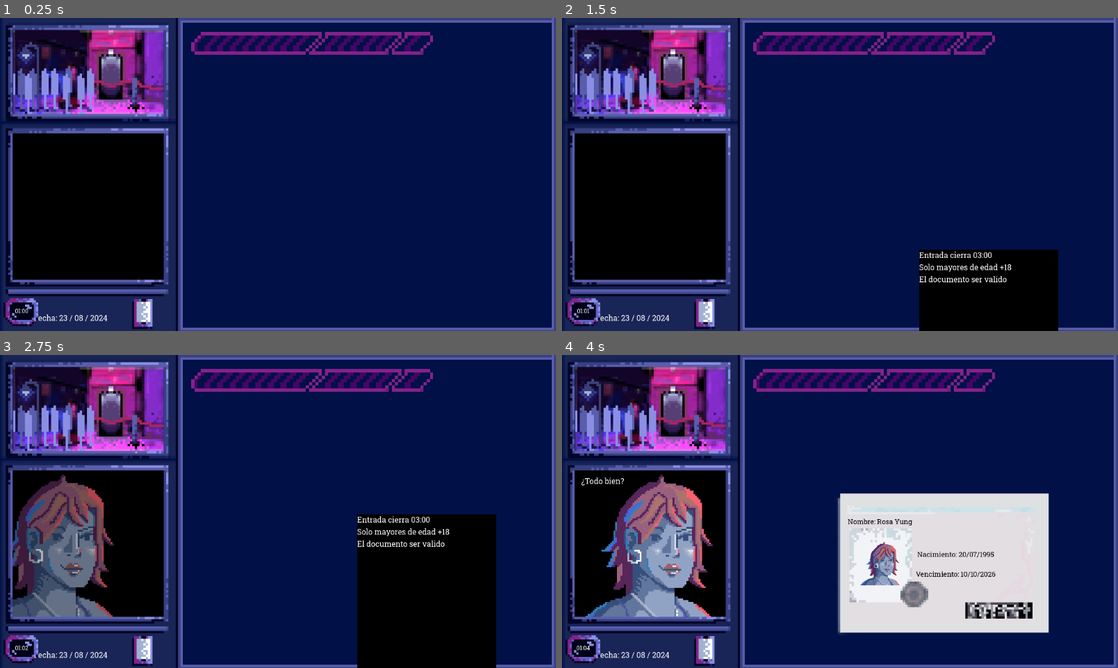
Above: before the commit, frames 1-4 (two rows, left to right).
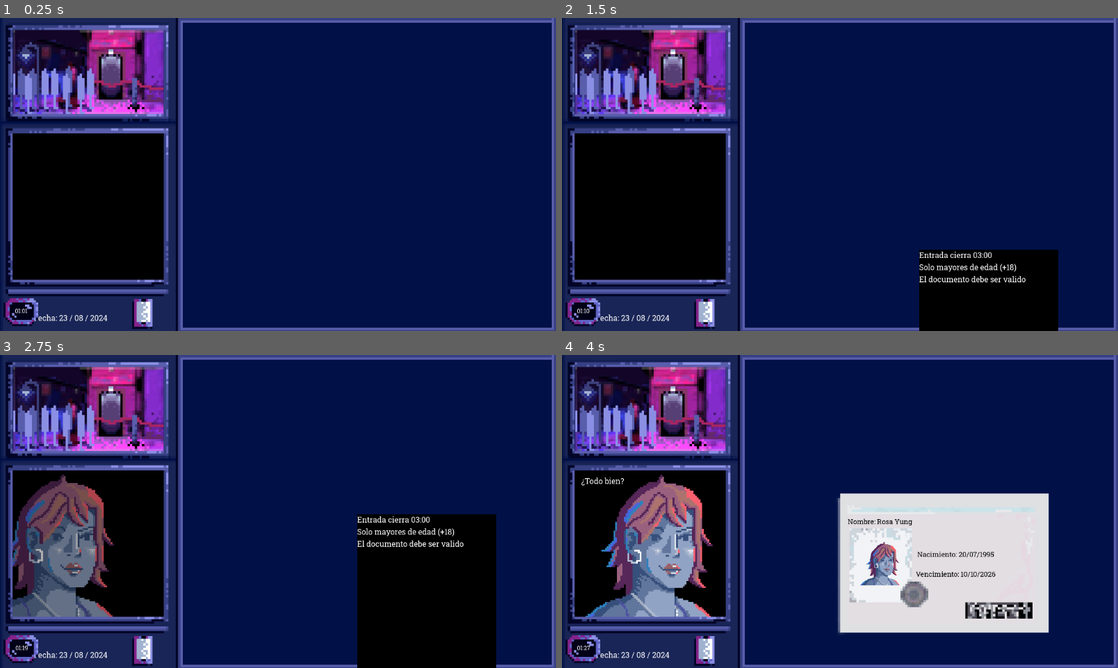
Above: after the commit, the same moments.

Repository: joacoague15/dni-en-mano
Game: Godot game, scene res://main_scene.tscn
Two runs of this game, one before a commit and one after it. Both use one fixed random seed, a clock stepped at 60 frames per second and the inputs below.
Inputs (mouse positions are in pixels of both pictures, inside the frame that each line leads up to):
- Up to frame 1 (0.25 s): no input
- Up to frame 2 (1.5 s): click (706, 315) at 0.5 s; click (706, 315) at 1.25 s
- Up to frame 3 (2.75 s): click (144, 652) at 2 s
- Up to frame 4 (4 s): move the mouse to (962, 495) at 2.77 s; tap Enter at 3.5 s; move the mouse to (728, 527) at 3.52 s

The runs differ from the first frame. In frame 1, 2.0% of the frame differs, in the area x 4-78%, y 4-95%; in frame 2, 2.2%; in frame 3, 2.2%, in the area x 2-84%, y 4-95%; in frame 4, 2.0%.

Commit message:
Removed progress bar

Diff:
--- a/CountdownNode.gd
+++ b/CountdownNode.gd
@@ -3,38 +3,44 @@
 @onready var countdown_label = $CountdownLabel
 @onready var countdown_label_animator = $CountdownAnimationPlayer
 @onready var countdown_timer = $CountdownTimer
+@onready var result_animation_player = get_node("../ResultScreen/ResultAnimationPlayer")
 
 var start_time = 60
 var end_time = 180
 var current_time = start_time
 var yellow_alarm_already_activated = false
 var red_alarm_already_activated = false
+var result_screen_shown = false
 
 func _ready():
 	set_text_from_seconds(current_time)
 	countdown_timer.start()
 
+func _process(delta):
+	if countdown_timer.is_stopped() and not result_screen_shown:
+		result_animation_player.play("show_results")
+		result_screen_shown = true
+	change_remaining_seconds(delta * 7)
+
 func _on_countdown_timer_timeout():
-	if current_time < end_time:
-		current_time += 1
-		set_text_from_seconds(current_time)
-		if current_time == 120 and not yellow_alarm_already_activated:
+	if current_time >= end_time:
+		countdown_timer.stop()
+	else:
+		if current_time >= 120 and not yellow_alarm_already_activated:
 			countdown_label_animator.play("yellow_alarm")
 			yellow_alarm_already_activated = true
-		if current_time == 150 and not red_alarm_already_activated:
+		if current_time >= 150 and not red_alarm_already_activated:
 			countdown_label_animator.play("red_alarm")
 			red_alarm_already_activated = true
-	else:
-		countdown_timer.stop()
 
 func set_text_from_seconds(seconds):
-	var minutes = seconds / 60
-	var remaining_seconds = seconds % 60
+	var minutes = int(seconds) / 60
+	var remaining_seconds = int(seconds) % 60
 	countdown_label.text = "%02d:%02d" % [minutes, remaining_seconds]
 
 func change_remaining_seconds(delta):
 	current_time += delta
-	current_time = clamp(current_time, 0, end_time)  # Prevent values outside 0 and end_time
+	current_time = clamp(current_time, 0, end_time)  # Clamp between 0 and end_time
 	set_text_from_seconds(current_time)
 
 func add_seconds(seconds):
--- a/character_random_selector.gd
+++ b/character_random_selector.gd
@@ -8,13 +8,11 @@
 @onready var character_sprite = $CharacterSprite
 @onready var character_animation_player = $CharacterSprite/AnimationPlayer
 @onready var dni_animation_player = $DNIInformation/DNIAnimationPlayer
+@onready var result_animation_player = $ResultScreen/ResultAnimationPlayer
+
 @onready var accept_button = $AcceptButton
 @onready var reject_button = $RejectButton
-@onready var progress_bar = $ProgressBar
 @onready var background_music = $BackgroundMusicPlayer
-
-var MAX_PROGRESS_BAR_VALUE = 17
-var MIN_PROGRESS_BAR_VALUE = 0
 
 var persons = [
 	{"name": "Camila", "image": preload("res://characterImages/character1.png"), "problem": "due_date", "dni": {"name": "Camila Gutierrez", "born_date": "15/01/1990", "due_date": "10/05/2024", "document_photo": preload("res://characterImages/character1.png")}},
@@ -29,27 +27,6 @@
 	{"name": "Valentina", "image": preload("res://characterImages/character2.png"), "problem": null, "dni": {"name": "Valentina Gomez", "born_date": "01/05/1996", "due_date": "10/07/2025", "document_photo": preload("res://characterImages/character2.png")}}
 ]
 
-var progress_bar_sprites = [
-	preload("res://progressBarImages/barra_0.png"),
-	preload("res://progressBarImages/barra_1.png"),
-	preload("res://progressBarImages/barra_2.png"),
-	preload("res://progressBarImages/barra_3.png"),
-	preload("res://progressBarImages/barra_4.png"),
-	preload("res://progressBarImages/barra_5.png"),
-	preload("res://progressBarImages/barra_6.png"),
-	preload("res://progressBarImages/barra_7.png"),
-	preload("res://progressBarImages/barra_8.png"),
-	preload("res://progressBarImages/barra_9.png"),
-	preload("res://progressBarImages/barra_10.png"),
-	preload("res://progressBarImages/barra_11.png"),
-	preload("res://progressBarImages/barra_12.png"),
-	preload("res://progressBarImages/barra_13.png"),
-	preload("res://progressBarImages/barra_14.png"),
-	preload("res://progressBarImages/barra_15.png"),
-	preload("res://progressBarImages/barra_16.png"),
-	preload("res://progressBarImages/barra_17.png")
-]
-
 var custom_cursor = load("res://characterImages/hand.png")
 var thumb_up_cursor= load("res://characterImages/thumb_up.png")
 var thumb_down_cursor= load("res://characterImages/thumb_down.png")
@@ -58,20 +35,17 @@
 var selected_index = -1
 var previous_index = -1
 var correct_characters = 0
-var incorrect_characters = 0
+var incorrect_characters = []
 var selected_person
 
 var rules_visible = false
 
-var progress_value = 0
-var previous_value = 0
 var check_interval = 0.1  # Check every 0.1 seconds
 var time_since_last_check = 0.0
 
 func _ready():
 	background_music.play()
 	Input.set_custom_mouse_cursor(custom_cursor, 0, Vector2(64, 64))
-	progress_value = 0
 	apply_rules()
 	accept_button.visible = false
 	reject_button.visible = false
@@ -81,10 +55,6 @@
 	time_since_last_check += delta
 	if time_since_last_check >= check_interval:
 		time_since_last_check = 0.0
-
-		if progress_value != previous_value:
-			progress_bar.texture = progress_bar_sprites[progress_value]
-			previous_value = progress_value
 
 func new_selected_person():
 	while selected_index == previous_index:
@@ -115,24 +85,23 @@
 	dni_animation_player.play("dni_disappear")
 	if problem in ["due_date", "born_date"]:
 		if wasAccepted:
-			incorrect_characters += 1
+			incorrect_characters.append(problem)
 		else:
 			correct_characters += 1
 			correct_choice = true
 	else:
 		if not problem and not wasAccepted:
-			incorrect_characters += 1
+			incorrect_characters.append(problem)
 		elif not problem and wasAccepted:
 			correct_characters += 1
 			correct_choice = true
-	handle_vertical_bar_change(correct_choice)
 	handle_character_enter_or_not_anim(wasAccepted)
 
 func apply_rules():
 	var rules = [
 		"Entrada cierra 03:00",
-		"Solo mayores de edad +18",
-		"El documento ser valido"
+		"Solo mayores de edad (+18)",
+		"El documento debe ser valido"
 	]
 
 	var rules_text = ""
@@ -148,12 +117,6 @@
 	else:
 		rules_label_animation_player.play("rules_disappear")
 		rules_visible = false
-
-func handle_vertical_bar_change(correct_choice):
-	if correct_choice and progress_value < MAX_PROGRESS_BAR_VALUE:
-		progress_value += 1
-	elif not correct_choice and progress_value > 0:
-		progress_value -= 1
 
 func _on_animation_player_animation_finished(animation_name):
 	if animation_name == "character_appear":
@@ -182,6 +145,10 @@
 		accept_button.visible = true
 		reject_button.visible = true
 
+func _on_result_animation_player_animation_finished(animation_name):
+	if animation_name == "show_results":
+		result_animation_player.play("show_labels")
+
 func _on_accept_button_mouse_entered():
 	Input.set_custom_mouse_cursor(thumb_up_cursor, 0, Vector2(64, 64))
 
--- a/main_scene.tscn
+++ b/main_scene.tscn
@@ -13,8 +13,193 @@
 [ext_resource type="Texture2D" uid="uid://ba6esi8lcm1py" path="res://characterImages/thumb_up.png" id="8_cmg3h"]
 [ext_resource type="Texture2D" uid="uid://cg07p3kwgkgf2" path="res://characterImages/thumb_down.png" id="9_5kib1"]
 [ext_resource type="Texture2D" uid="uid://4bvvb1p07k7w" path="res://club.png" id="12_snwmf"]
-[ext_resource type="Texture2D" uid="uid://diduqh3rwfvyv" path="res://progressBarImages/barra_0.png" id="13_tcllv"]
 [ext_resource type="AudioStream" uid="uid://fdahb23jahf3" path="res://sounds/la_noche_llama.ogg" id="15_entrm"]
+
+[sub_resource type="Animation" id="Animation_25fdj"]
+resource_name = "show_results"
+length = 2.2
+tracks/0/type = "value"
+tracks/0/imported = false
+tracks/0/enabled = true
+tracks/0/path = NodePath("ResultBackground:color")
+tracks/0/interp = 1
+tracks/0/loop_wrap = true
+tracks/0/keys = {
+"times": PackedFloat32Array(0, 2),
+"transitions": PackedFloat32Array(1, 1),
+"update": 0,
+"values": [Color(0, 0, 0, 0), Color(0, 0, 0, 1)]
+}
+tracks/1/type = "value"
+tracks/1/imported = false
+tracks/1/enabled = true
+tracks/1/path = NodePath("LabelEffectScreen:visible")
+tracks/1/interp = 1
+tracks/1/loop_wrap = true
+tracks/1/keys = {
+"times": PackedFloat32Array(2),
+"transitions": PackedFloat32Array(1),
+"update": 1,
+"values": [true]
+}
+tracks/2/type = "value"
+tracks/2/imported = false
+tracks/2/enabled = true
+tracks/2/path = NodePath(".:z_index")
+tracks/2/interp = 1
+tracks/2/loop_wrap = true
+tracks/2/keys = {
+"times": PackedFloat32Array(0),
+"transitions": PackedFloat32Array(1),
+"update": 1,
+"values": [1]
+}
+tracks/3/type = "value"
+tracks/3/imported = false
+tracks/3/enabled = true
+tracks/3/path = NodePath("TotalCharactersCount:visible")
+tracks/3/interp = 1
+tracks/3/loop_wrap = true
+tracks/3/keys = {
+"times": PackedFloat32Array(2.2),
+"transitions": PackedFloat32Array(1),
+"update": 1,
+"values": [true]
+}
+tracks/4/type = "value"
+tracks/4/imported = false
+tracks/4/enabled = true
+tracks/4/path = NodePath("CorrectCharactersCount:visible")
+tracks/4/interp = 1
+tracks/4/loop_wrap = true
+tracks/4/keys = {
+"times": PackedFloat32Array(2.2),
+"transitions": PackedFloat32Array(1),
+"update": 1,
+"values": [true]
+}
+tracks/5/type = "value"
+tracks/5/imported = false
+tracks/5/enabled = true
+tracks/5/path = NodePath("IncorrectCharactersCount:visible")
+tracks/5/interp = 1
+tracks/5/loop_wrap = true
+tracks/5/keys = {
+"times": PackedFloat32Array(2.2),
+"transitions": PackedFloat32Array(1),
+"update": 1,
+"values": [true]
+}
+
+[sub_resource type="Animation" id="Animation_5h8d7"]
+length = 0.001
+tracks/0/type = "value"
+tracks/0/imported = false
+tracks/0/enabled = true
+tracks/0/path = NodePath("ResultBackground:color")
+tracks/0/interp = 1
+tracks/0/loop_wrap = true
+tracks/0/keys = {
+"times": PackedFloat32Array(0),
+"transitions": PackedFloat32Array(1),
+"update": 0,
+"values": [Color(0, 0, 0, 0)]
+}
+tracks/1/type = "value"
+tracks/1/imported = false
+tracks/1/enabled = true
+tracks/1/path = NodePath("LabelEffectScreen:visible")
+tracks/1/interp = 1
+tracks/1/loop_wrap = true
+tracks/1/keys = {
+"times": PackedFloat32Array(0),
+"transitions": PackedFloat32Array(1),
+"update": 1,
+"values": [false]
+}
+tracks/2/type = "value"
+tracks/2/imported = false
+tracks/2/enabled = true
+tracks/2/path = NodePath("LabelEffectScreen:position")
+tracks/2/interp = 1
+tracks/2/loop_wrap = true
+tracks/2/keys = {
+"times": PackedFloat32Array(0),
+"transitions": PackedFloat32Array(1),
+"update": 0,
+"values": [Vector2(-587, -335)]
+}
+tracks/3/type = "value"
+tracks/3/imported = false
+tracks/3/enabled = true
+tracks/3/path = NodePath(".:z_index")
+tracks/3/interp = 1
+tracks/3/loop_wrap = true
+tracks/3/keys = {
+"times": PackedFloat32Array(0),
+"transitions": PackedFloat32Array(1),
+"update": 1,
+"values": [0]
+}
+tracks/4/type = "value"
+tracks/4/imported = false
+tracks/4/enabled = true
+tracks/4/path = NodePath("TotalCharactersCount:visible")
+tracks/4/interp = 1
+tracks/4/loop_wrap = true
+tracks/4/keys = {
+"times": PackedFloat32Array(0),
+"transitions": PackedFloat32Array(1),
+"update": 1,
+"values": [false]
+}
+tracks/5/type = "value"
+tracks/5/imported = false
+tracks/5/enabled = true
+tracks/5/path = NodePath("CorrectCharactersCount:visible")
+tracks/5/interp = 1
+tracks/5/loop_wrap = true
+tracks/5/keys = {
+"times": PackedFloat32Array(0),
+"transitions": PackedFloat32Array(1),
+"update": 1,
+"values": [false]
+}
+tracks/6/type = "value"
+tracks/6/imported = false
+tracks/6/enabled = true
+tracks/6/path = NodePath("IncorrectCharactersCount:visible")
+tracks/6/interp = 1
+tracks/6/loop_wrap = true
+tracks/6/keys = {
+"times": PackedFloat32Array(0),
+"transitions": PackedFloat32Array(1),
+"update": 1,
+"values": [false]
+}
+
+[sub_resource type="Animation" id="Animation_e1jg5"]
+resource_name = "show_labels"
+length = 4.0
+tracks/0/type = "value"
+tracks/0/imported = false
+tracks/0/enabled = true
+tracks/0/path = NodePath("LabelEffectScreen:position")
+tracks/0/interp = 1
+tracks/0/loop_wrap = true
+tracks/0/keys = {
+"times": PackedFloat32Array(0, 4),
+"transitions": PackedFloat32Array(1, 1),
+"update": 0,
+"values": [Vector2(-587, -335), Vector2(-587, 400)]
+}
+
+[sub_resource type="AnimationLibrary" id="AnimationLibrary_dbdax"]
+_data = {
+"RESET": SubResource("Animation_5h8d7"),
+"show_labels": SubResource("Animation_e1jg5"),
+"show_results": SubResource("Animation_25fdj")
+}
 
 [sub_resource type="Animation" id="Animation_51mvr"]
 length = 0.001
@@ -207,6 +392,95 @@
 1667329140: 0
 }
 
+[sub_resource type="Animation" id="Animation_uj37j"]
+length = 0.001
+tracks/0/type = "value"
+tracks/0/imported = false
+tracks/0/enabled = true
+tracks/0/path = NodePath(".:position")
+tracks/0/interp = 1
+tracks/0/loop_wrap = true
+tracks/0/keys = {
+"times": PackedFloat32Array(0),
+"transitions": PackedFloat32Array(1),
+"update": 0,
+"values": [Vector2(-19, 400)]
+}
+tracks/1/type = "value"
+tracks/1/imported = false
+tracks/1/enabled = true
+tracks/1/path = NodePath(".:self_modulate")
+tracks/1/interp = 1
+tracks/1/loop_wrap = true
+tracks/1/keys = {
+"times": PackedFloat32Array(0),
+"transitions": PackedFloat32Array(1),
+"update": 0,
+"values": [Color(1, 1, 1, 0)]
+}
+
+[sub_resource type="Animation" id="Animation_g1ki7"]
+resource_name = "dni_appear"
+tracks/0/type = "value"
+tracks/0/imported = false
+tracks/0/enabled = true
+tracks/0/path = NodePath(".:position")
+tracks/0/interp = 1
+tracks/0/loop_wrap = true
+tracks/0/keys = {
+"times": PackedFloat32Array(0, 1),
+"transitions": PackedFloat32Array(1, 1),
+"update": 0,
+"values": [Vector2(40, 1300), Vector2(40, 30)]
+}
+tracks/1/type = "value"
+tracks/1/imported = false
+tracks/1/enabled = true
+tracks/1/path = NodePath(".:self_modulate")
+tracks/1/interp = 1
+tracks/1/loop_wrap = true
+tracks/1/keys = {
+"times": PackedFloat32Array(0, 1),
+"transitions": PackedFloat32Array(1, 1),
+"update": 0,
+"values": [Color(1, 1, 1, 0), Color(1, 1, 1, 1)]
+}
+
+[sub_resource type="Animation" id="Animation_gt23q"]
+resource_name = "dni_disappear"
+length = 0.4
+tracks/0/type = "value"
+tracks/0/imported = false
+tracks/0/enabled = true
+tracks/0/path = NodePath(".:position")
+tracks/0/interp = 1
+tracks/0/loop_wrap = true
+tracks/0/keys = {
+"times": PackedFloat32Array(0, 0.4),
+"transitions": PackedFloat32Array(1, 1),
+"update": 0,
+"values": [Vector2(40, 90), Vector2(40, 600)]
+}
+tracks/1/type = "value"
+tracks/1/imported = false
+tracks/1/enabled = true
+tracks/1/path = NodePath(".:self_modulate")
+tracks/1/interp = 1
+tracks/1/loop_wrap = true
+tracks/1/keys = {
+"times": PackedFloat32Array(0, 0.4),
+"transitions": PackedFloat32Array(1, 1),
+"update": 0,
+"values": [Color(1, 1, 1, 1), Color(1, 1, 1, 0)]
+}
+
+[sub_resource type="AnimationLibrary" id="AnimationLibrary_mjyla"]
+_data = {
+"RESET": SubResource("Animation_uj37j"),
+"dni_appear": SubResource("Animation_g1ki7"),
+"dni_disappear": SubResource("Animation_gt23q")
+}
+
 [sub_resource type="StyleBoxFlat" id="StyleBoxFlat_nu1mr"]
 bg_color = Color(0, 0, 0, 1)
 
@@ -264,95 +538,6 @@
 "rules_disappear": SubResource("Animation_qfl5k")
 }
 
-[sub_resource type="Animation" id="Animation_uj37j"]
-length = 0.001
-tracks/0/type = "value"
-tracks/0/imported = false
-tracks/0/enabled = true
-tracks/0/path = NodePath(".:position")
-tracks/0/interp = 1
-tracks/0/loop_wrap = true
-tracks/0/keys = {
-"times": PackedFloat32Array(0),
-"transitions": PackedFloat32Array(1),
-"update": 0,
-"values": [Vector2(-19, 400)]
-}
-tracks/1/type = "value"
-tracks/1/imported = false
-tracks/1/enabled = true
-tracks/1/path = NodePath(".:self_modulate")
-tracks/1/interp = 1
-tracks/1/loop_wrap = true
-tracks/1/keys = {
-"times": PackedFloat32Array(0),
-"transitions": PackedFloat32Array(1),
-"update": 0,
-"values": [Color(1, 1, 1, 0)]
-}
-
-[sub_resource type="Animation" id="Animation_g1ki7"]
-resource_name = "dni_appear"
-tracks/0/type = "value"
-tracks/0/imported = false
-tracks/0/enabled = true
-tracks/0/path = NodePath(".:position")
-tracks/0/interp = 1
-tracks/0/loop_wrap = true
-tracks/0/keys = {
-"times": PackedFloat32Array(0, 1),
-"transitions": PackedFloat32Array(1, 1),
-"update": 0,
-"values": [Vector2(40, 1300), Vector2(40, 30)]
-}
-tracks/1/type = "value"
-tracks/1/imported = false
-tracks/1/enabled = true
-tracks/1/path = NodePath(".:self_modulate")
-tracks/1/interp = 1
-tracks/1/loop_wrap = true
-tracks/1/keys = {
-"times": PackedFloat32Array(0, 1),
-"transitions": PackedFloat32Array(1, 1),
-"update": 0,
-"values": [Color(1, 1, 1, 0), Color(1, 1, 1, 1)]
-}
-
-[sub_resource type="Animation" id="Animation_gt23q"]
-resource_name = "dni_disappear"
-length = 0.4
-tracks/0/type = "value"
-tracks/0/imported = false
-tracks/0/enabled = true
-tracks/0/path = NodePath(".:position")
-tracks/0/interp = 1
-tracks/0/loop_wrap = true
-tracks/0/keys = {
-"times": PackedFloat32Array(0, 0.4),
-"transitions": PackedFloat32Array(1, 1),
-"update": 0,
-"values": [Vector2(40, 90), Vector2(40, 600)]
-}
-tracks/1/type = "value"
-tracks/1/imported = false
-tracks/1/enabled = true
-tracks/1/path = NodePath(".:self_modulate")
-tracks/1/interp = 1
-tracks/1/loop_wrap = true
-tracks/1/keys = {
-"times": PackedFloat32Array(0, 0.4),
-"transitions": PackedFloat32Array(1, 1),
-"update": 0,
-"values": [Color(1, 1, 1, 1), Color(1, 1, 1, 0)]
-}
-
-[sub_resource type="AnimationLibrary" id="AnimationLibrary_mjyla"]
-_data = {
-"RESET": SubResource("Animation_uj37j"),
-"dni_appear": SubResource("Animation_g1ki7"),
-"dni_disappear": SubResource("Animation_gt23q")
-}
-
 [sub_resource type="StyleBoxFlat" id="StyleBoxFlat_bg64p"]
 bg_color = Color(0.6, 0.6, 0.6, 0)
 
@@ -452,13 +637,55 @@
 [sub_resource type="StyleBoxFlat" id="StyleBoxFlat_fbkte"]
 bg_color = Color(0.6, 0.6, 0.6, 0)
 
-[sub_resource type="GDScript" id="GDScript_brifd"]
-script/source = "extends Sprite2D
-"
-
 [node name="Character" type="Node2D"]
 position = Vector2(570, 330)
 script = ExtResource("1_3f8pj")
+
+[node name="ResultScreen" type="Node2D" parent="."]
+
+[node name="ResultBackground" type="ColorRect" parent="ResultScreen"]
+offset_left = -605.0
+offset_top = -349.0
+offset_right = 603.0
+offset_bottom = 327.0
+color = Color(0, 0, 0, 0)
+
+[node name="ResultAnimationPlayer" type="AnimationPlayer" parent="ResultScreen"]
+libraries = {
+"": SubResource("AnimationLibrary_dbdax")
+}
+
+[node name="TotalCharactersCount" type="Label" parent="ResultScreen"]
+visible = false
+offset_left = -242.0
+offset_top = -253.0
+offset_right = 33.0
+offset_bottom = -186.0
+text = "Revisaste a X personas"
+
+[node name="CorrectCharactersCount" type="Label" parent="ResultScreen"]
+visible = false
+offset_left = -241.0
+offset_top = -198.0
+offset_right = 21.0
+offset_bottom = -120.0
+text = "Y pasaron correctamente"
+
+[node name="IncorrectCharactersCount" type="Label" parent="ResultScreen"]
+visible = false
+offset_left = -239.0
+offset_top = -138.0
+offset_right = 27.0
+offset_bottom = -57.0
+text = "Z pasaron incorrectamente"
+
+[node name="LabelEffectScreen" type="ColorRect" parent="ResultScreen"]
+visible = false
+offset_left = -587.0
+offset_top = -335.0
+offset_right = 574.0
+offset_bottom = 340.0
+color = Color(0, 0, 0, 1)
 
 [node name="CharacterDisplay" type="ColorRect" parent="."]
 offset_left = -565.0
@@ -498,19 +725,6 @@
 offset_bottom = 303.0
 theme_override_fonts/font = SubResource("FontVariation_xvukn")
 text = "Fecha: 23 / 08 / 2024"
-
-[node name="RulesLabel" type="Label" parent="."]
-offset_left = 170.0
-offset_top = 450.0
-offset_right = 458.0
-offset_bottom = 895.0
-theme_override_fonts/font = ExtResource("3_a2yxb")
-theme_override_styles/normal = SubResource("StyleBoxFlat_nu1mr")
-
-[node name="RulesAnimationPlayer" type="AnimationPlayer" parent="RulesLabel"]
-libraries = {
-"": SubResource("AnimationLibrary_xam52")
-}
 
 [node name="DNIInformation" type="Sprite2D" parent="."]
 self_modulate = Color(1, 1, 1, 0)
@@ -558,6 +772,19 @@
 position = Vector2(200, -30)
 scale = Vector2(0.22, 0.22)
 texture = ExtResource("4_j40fr")
+
+[node name="RulesLabel" type="Label" parent="."]
+offset_left = 170.0
+offset_top = 450.0
+offset_right = 458.0
+offset_bottom = 895.0
+theme_override_fonts/font = ExtResource("3_a2yxb")
+theme_override_styles/normal = SubResource("StyleBoxFlat_nu1mr")
+
+[node name="RulesAnimationPlayer" type="AnimationPlayer" parent="RulesLabel"]
+libraries = {
+"": SubResource("AnimationLibrary_xam52")
+}
 
 [node name="ShowRulesButton" type="Button" parent="."]
 offset_left = -308.0
@@ -647,20 +874,15 @@
 scale = Vector2(0.601156, 0.602076)
 texture = ExtResource("12_snwmf")
 
-[node name="ProgressBar" type="Sprite2D" parent="."]
-position = Vector2(76.585, -277.365)
-scale = Vector2(0.8, 0.8)
-texture = ExtResource("13_tcllv")
-script = SubResource("GDScript_brifd")
-
 [node name="BackgroundMusicPlayer" type="AudioStreamPlayer2D" parent="."]
 stream = ExtResource("15_entrm")
 bus = &"New Bus"
 
+[connection signal="animation_finished" from="ResultScreen/ResultAnimationPlayer" to="." method="_on_result_animation_player_animation_finished"]
 [connection signal="animation_finished" from="CharacterSprite/AnimationPlayer" to="." method="_on_animation_player_animation_finished"]
 [connection signal="animation_started" from="CharacterSprite/AnimationPlayer" to="." method="_on_animation_player_animation_started"]
+[connection signal="animation_finished" from="DNIInformation/DNIAnimationPlayer" to="." method="_on_dni_animation_player_animation_finished"]
 [connection signal="animation_finished" from="RulesLabel/RulesAnimationPlayer" to="." method="_on_rules_animation_player_animation_finished"]
-[connection signal="animation_finished" from="DNIInformation/DNIAnimationPlayer" to="." method="_on_dni_animation_player_animation_finished"]
 [connection signal="pressed" from="ShowRulesButton" to="." method="_on_show_rules_button_pressed"]
 [connection signal="timeout" from="CountdownNode/CountdownTimer" to="CountdownNode" method="_on_countdown_timer_timeout"]
 [connection signal="mouse_entered" from="AcceptButton" to="." method="_on_accept_button_mouse_entered"]
Not shown: 1 places in main_scene.tscn that only renumber resources
